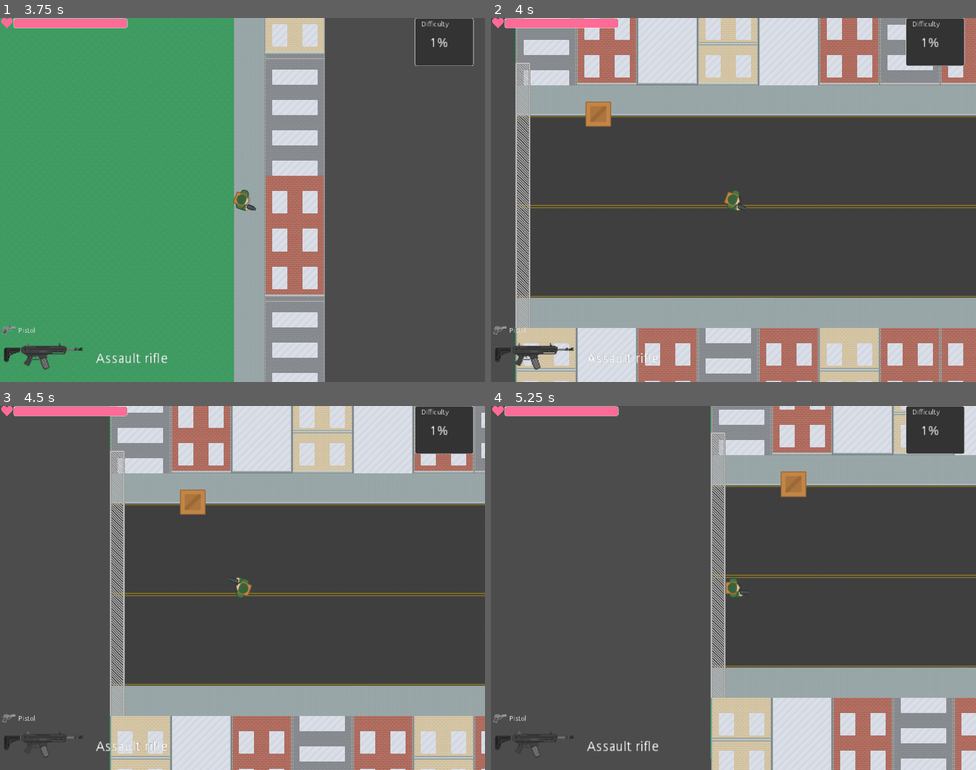
Above: before the commit, frames 1-4 (two rows, left to right).
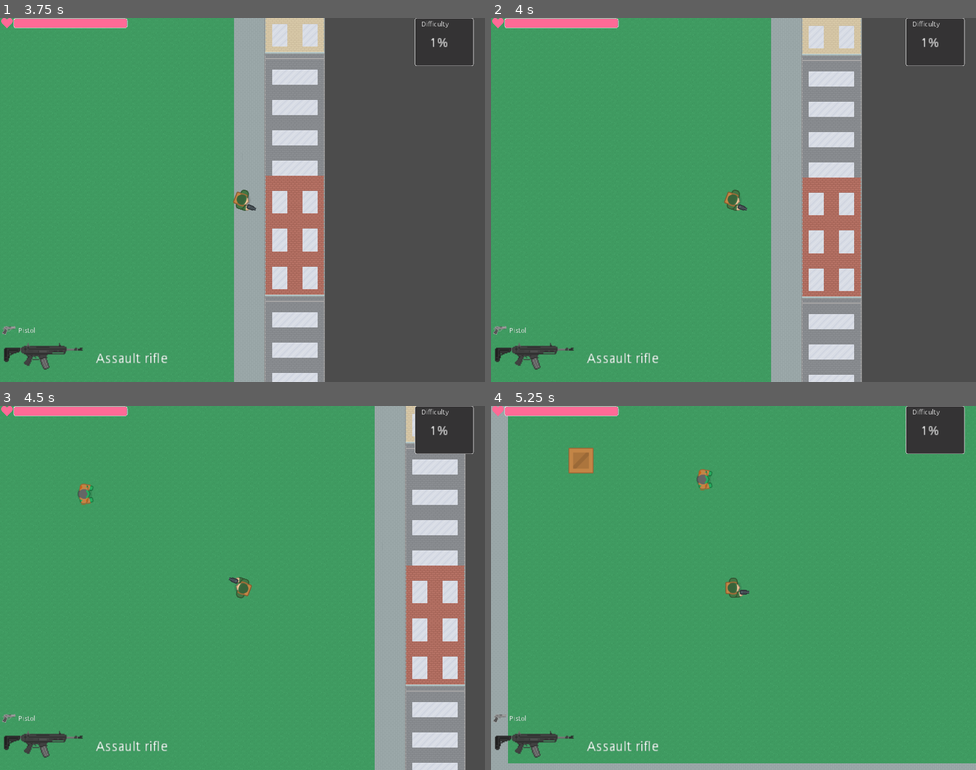
Above: after the commit, the same moments.

Repository: sindre0830/YAZG
Game: Godot game, scene res://World/Urban/E_END.tscn
The game is run twice, just before and just after one commit, with the same random seed, the same clock (stepped at 60 frames per second) and the same inputs. This scene is started directly instead of the project's main scene.
Inputs (mouse positions are in pixels of both pictures, inside the frame that each line leads up to):
- Up to frame 1 (3.75 s): tap Enter at 0.5 s; move the mouse to (349, 181) at 0.52 s; hold Right (ui_right) 0.53-1.28 s; move the mouse to (145, 218) at 1.27 s; hold Down (ui_down) 1.28-2.03 s; move the mouse to (291, 119) at 2.02 s; hold Right (ui_right) 2.03-2.78 s; move the mouse to (218, 272) at 2.77 s; hold Up (ui_up) 2.78-3.53 s; move the mouse to (388, 254) at 3.52 s; hold Left (ui_left) from 3.53 s (still down)
- Up to frame 2 (4 s): keep holding Left (ui_left)
- Up to frame 3 (4.5 s): keep holding Left (ui_left); move the mouse to (97, 533) at 4.27 s
- Up to frame 4 (5.25 s): move the mouse to (757, 588) at 5.02 s; release Left (ui_left) at 5.03 s; hold Down (ui_down) from 5.03 s (still down)

Frame 1 is identical in both runs. In frame 2, 84% of the frame differs, in the area x 0-100%, y 0-100%; in frame 3, 93%; in frame 4, 97%.

Commit message:
Fixed portals

Diff:
--- a/Source/Portals/PortalTo1_2.gd
+++ b/Source/Portals/Portal.gd
@@ -1,10 +1,10 @@
 extends Area2D
 
-
+export var path: String
 # Called when the node enters the scene tree for the first time.
 func _ready() -> void:
 	pass # Replace with function body.
 
 
 func _on_body_entered(body: Node) -> void:
-	get_tree().change_scene("res://World//MVP_World//1_2.tscn")
+	get_tree().change_scene(path)
--- a/Source/Portals/Portalto3.tscn
+++ b/Source/Portals/Portal.tscn
@@ -1,6 +1,6 @@
 [gd_scene load_steps=3 format=2]
 
-[ext_resource path="res://Portals/PortalTo3.gd" type="Script" id=1]
+[ext_resource path="res://Portals/Portal.gd" type="Script" id=1]
 
 [sub_resource type="RectangleShape2D" id=1]
 extents = Vector2( 9.87676, 10.38 )
--- a/Source/Portals/PortalTo1_1.gd
+++ /dev/null
@@ -1,10 +0,0 @@
-extends Area2D
-
-
-# Called when the node enters the scene tree for the first time.
-func _ready() -> void:
-	pass # Replace with function body.
-
-
-func _on_body_entered(body: Node) -> void:
-	get_tree().change_scene("res://World//MVP_World//1_1.tscn")
--- a/Source/Portals/PortalTo1_3.gd
+++ /dev/null
@@ -1,10 +0,0 @@
-extends Area2D
-
-
-# Called when the node enters the scene tree for the first time.
-func _ready() -> void:
-	pass # Replace with function body.
-
-
-func _on_body_entered(body: Node) -> void:
-	get_tree().change_scene("res://World//MVP_World//1_3.tscn")
--- a/Source/Portals/PortalTo2.gd
+++ /dev/null
@@ -1,10 +0,0 @@
-extends Area2D
-
-
-# Called when the node enters the scene tree for the first time.
-func _ready() -> void:
-	pass # Replace with function body.
-
-
-func _on_body_entered(body: Node) -> void:
-	get_tree().change_scene("res://World/World2.tscn")
--- a/Source/Portals/PortalTo2_1.gd
+++ /dev/null
@@ -1,10 +0,0 @@
-extends Area2D
-
-
-# Called when the node enters the scene tree for the first time.
-func _ready() -> void:
-	pass # Replace with function body.
-
-
-func _on_body_entered(body: Node) -> void:
-	get_tree().change_scene("res://World//MVP_World//2_1.tscn")
--- a/Source/Portals/PortalTo2_2.gd
+++ /dev/null
@@ -1,10 +0,0 @@
-extends Area2D
-
-
-# Called when the node enters the scene tree for the first time.
-func _ready() -> void:
-	pass # Replace with function body.
-
-
-func _on_body_entered(body: Node) -> void:
-	get_tree().change_scene("res://World//MVP_World//2_2.tscn")
--- a/Source/Portals/PortalTo2_3.gd
+++ /dev/null
@@ -1,10 +0,0 @@
-extends Area2D
-
-
-# Called when the node enters the scene tree for the first time.
-func _ready() -> void:
-	pass # Replace with function body.
-
-
-func _on_body_entered(body: Node) -> void:
-	get_tree().change_scene("res://World//MVP_World//2_3.tscn")
--- a/Source/Portals/PortalTo3.gd
+++ /dev/null
@@ -1,10 +0,0 @@
-extends Area2D
-
-
-# Called when the node enters the scene tree for the first time.
-func _ready() -> void:
-	pass # Replace with function body.
-
-
-func _on_body_entered(body: Node) -> void:
-	get_tree().change_scene("res://World/World3.tscn")
--- a/Source/Portals/PortalTo3_1.gd
+++ /dev/null
@@ -1,10 +0,0 @@
-extends Area2D
-
-
-# Called when the node enters the scene tree for the first time.
-func _ready() -> void:
-	pass # Replace with function body.
-
-
-func _on_body_entered(body: Node) -> void:
-	get_tree().change_scene("res://World//MVP_World//3_1.tscn")
--- a/Source/Portals/PortalTo3_2.gd
+++ /dev/null
@@ -1,10 +0,0 @@
-extends Area2D
-
-
-# Called when the node enters the scene tree for the first time.
-func _ready() -> void:
-	pass # Replace with function body.
-
-
-func _on_body_entered(body: Node) -> void:
-	get_tree().change_scene("res://World//MVP_World//3_2.tscn")
--- a/Source/Portals/PortalTo3_3.gd
+++ /dev/null
@@ -1,10 +0,0 @@
-extends Area2D
-
-
-# Called when the node enters the scene tree for the first time.
-func _ready() -> void:
-	pass # Replace with function body.
-
-
-func _on_body_entered(body: Node) -> void:
-	get_tree().change_scene("res://World//MVP_World//3_3.tscn")
--- a/Source/Portals/PortalTo4_2.gd
+++ /dev/null
@@ -1,10 +0,0 @@
-extends Area2D
-
-
-# Called when the node enters the scene tree for the first time.
-func _ready() -> void:
-	pass # Replace with function body.
-
-
-func _on_body_entered(body: Node) -> void:
-	get_tree().change_scene("res://World//MVP_World//4_2.tscn")
--- a/Source/Portals/PortalTo5_2.gd
+++ /dev/null
@@ -1,10 +0,0 @@
-extends Area2D
-
-
-# Called when the node enters the scene tree for the first time.
-func _ready() -> void:
-	pass # Replace with function body.
-
-
-func _on_body_entered(body: Node) -> void:
-	get_tree().change_scene("res://World//MVP_World//5_2_BOSS.tscn")
--- a/Source/Portals/Portalto2.tscn
+++ /dev/null
@@ -1,16 +0,0 @@
-[gd_scene load_steps=3 format=2]
-
-[ext_resource path="res://Portals/PortalTo2.gd" type="Script" id=1]
-
-[sub_resource type="RectangleShape2D" id=1]
-extents = Vector2( 9.87676, 10.38 )
-
-[node name="Fence1" type="Area2D"]
-collision_layer = 0
-collision_mask = 2
-script = ExtResource( 1 )
-
-[node name="CollisionShape2D" type="CollisionShape2D" parent="."]
-shape = SubResource( 1 )
-
-[connection signal="body_entered" from="." to="." method="_on_body_entered"]
--- a/Source/World/MVP_World/1_1.tscn
+++ b/Source/World/MVP_World/1_1.tscn
@@ -1,9 +1,8 @@
-[gd_scene load_steps=5 format=2]
+[gd_scene load_steps=4 format=2]
 
 [ext_resource path="res://TileMap/16xTileset.tres" type="TileSet" id=1]
 [ext_resource path="res://Actor/Player/Player.tscn" type="PackedScene" id=2]
-[ext_resource path="res://Portals/Portalto2.tscn" type="PackedScene" id=3]
-[ext_resource path="res://Portals/PortalTo2_1.gd" type="Script" id=4]
+[ext_resource path="res://Portals/Portal.tscn" type="PackedScene" id=3]
 
 [node name="Node2D" type="Node2D"]
 
@@ -21,10 +20,10 @@
 format = 1
 tile_data = PoolIntArray( 1114112, 71, 0, 1114113, 75, 0, 1114238, 71, 0, 1114239, 75, 0, 1179648, 73, 0, 1179649, 76,  …(2019 unchanged characters)…
 
-[node name="Fence1" parent="." instance=ExtResource( 3 )]
-position = Vector2( 2034.49, 578.914 )
-script = ExtResource( 4 )
-
 [node name="Player" parent="." instance=ExtResource( 2 )]
 position = Vector2( 510.804, 541.595 )
 collision_mask = 29
+
+[node name="Fence1" parent="." instance=ExtResource( 3 )]
+position = Vector2( 2031.55, 580.411 )
+path = "res://World/MVP_World/2_1.tscn"
--- a/Source/World/MVP_World/1_2.tscn
+++ b/Source/World/MVP_World/1_2.tscn
@@ -1,9 +1,8 @@
-[gd_scene load_steps=5 format=2]
+[gd_scene load_steps=4 format=2]
 
 [ext_resource path="res://TileMap/16xTileset.tres" type="TileSet" id=1]
 [ext_resource path="res://Actor/Player/Player.tscn" type="PackedScene" id=2]
-[ext_resource path="res://Portals/Portalto2.tscn" type="PackedScene" id=3]
-[ext_resource path="res://Portals/PortalTo1_3.gd" type="Script" id=4]
+[ext_resource path="res://Portals/Portal.tscn" type="PackedScene" id=3]
 
 [node name="Node2D" type="Node2D"]
 
@@ -26,5 +25,5 @@
 collision_mask = 29
 
 [node name="Fence1" parent="." instance=ExtResource( 3 )]
-position = Vector2( 575.94, 2096.54 )
-script = ExtResource( 4 )
+position = Vector2( 574.025, 2098.24 )
+path = "res://World/MVP_World/1_3.tscn"
--- a/Source/World/MVP_World/1_3.tscn
+++ b/Source/World/MVP_World/1_3.tscn
@@ -1,10 +1,8 @@
-[gd_scene load_steps=6 format=2]
+[gd_scene load_steps=4 format=2]
 
 [ext_resource path="res://TileMap/16xTileset.tres" type="TileSet" id=1]
 [ext_resource path="res://Actor/Player/Player.tscn" type="PackedScene" id=2]
-[ext_resource path="res://Portals/Portalto2.tscn" type="PackedScene" id=3]
-[ext_resource path="res://Portals/PortalTo2_3.gd" type="Script" id=4]
-[ext_resource path="res://Portals/PortalTo1_2.gd" type="Script" id=5]
+[ext_resource path="res://Portals/Portal.tscn" type="PackedScene" id=3]
 
 [node name="Node2D" type="Node2D"]
 
@@ -27,9 +25,9 @@
 collision_mask = 29
 
 [node name="Fence1" parent="." instance=ExtResource( 3 )]
-position = Vector2( 572.073, 14.6181 )
-script = ExtResource( 5 )
+position = Vector2( 575.318, 19.46 )
+path = "res://World/MVP_World/1_2.tscn"
 
 [node name="Fence2" parent="." instance=ExtResource( 3 )]
-position = Vector2( 2092.69, 1339.79 )
-script = ExtResource( 4 )
+position = Vector2( 2097.38, 1339.48 )
+path = "res://World/MVP_World/2_3.tscn"
--- a/Source/World/MVP_World/2_2.tscn
+++ b/Source/World/MVP_World/2_2.tscn
@@ -1,11 +1,8 @@
-[gd_scene load_steps=7 format=2]
+[gd_scene load_steps=4 format=2]
 
 [ext_resource path="res://TileMap/16xTileset.tres" type="TileSet" id=1]
 [ext_resource path="res://Actor/Player/Player.tscn" type="PackedScene" id=2]
-[ext_resource path="res://Portals/Portalto2.tscn" type="PackedScene" id=3]
-[ext_resource path="res://Portals/PortalTo2_3.gd" type="Script" id=4]
-[ext_resource path="res://Portals/PortalTo2_1.gd" type="Script" id=5]
-[ext_resource path="res://Portals/PortalTo3_2.gd" type="Script" id=6]
+[ext_resource path="res://Portals/Portal.tscn" type="PackedScene" id=3]
 
 [node name="Node2D" type="Node2D"]
 
@@ -28,13 +25,13 @@
 collision_mask = 29
 
 [node name="Fence1" parent="." instance=ExtResource( 3 )]
-position = Vector2( 580.546, -47.5173 )
-script = ExtResource( 5 )
+position = Vector2( 576.693, -46.3833 )
+path = "res://World/MVP_World/2_1.tscn"
 
 [node name="Fence2" parent="." instance=ExtResource( 3 )]
-position = Vector2( 1840.61, 959.31 )
-script = ExtResource( 6 )
+position = Vector2( 1839.72, 957.646 )
+path = "res://World/MVP_World/3_2.tscn"
 
 [node name="Fence3" parent="." instance=ExtResource( 3 )]
-position = Vector2( 575.012, 1968.4 )
-script = ExtResource( 4 )
+position = Vector2( 576.693, 1968.4 )
+path = "res://World/MVP_World/2_3.tscn"
--- a/Source/World/MVP_World/2_3.tscn
+++ b/Source/World/MVP_World/2_3.tscn
@@ -1,10 +1,8 @@
-[gd_scene load_steps=6 format=2]
+[gd_scene load_steps=4 format=2]
 
 [ext_resource path="res://TileMap/16xTileset.tres" type="TileSet" id=1]
 [ext_resource path="res://Actor/Player/Player.tscn" type="PackedScene" id=2]
-[ext_resource path="res://Portals/Portalto2.tscn" type="PackedScene" id=3]
-[ext_resource path="res://Portals/PortalTo2_2.gd" type="Script" id=4]
-[ext_resource path="res://Portals/PortalTo1_3.gd" type="Script" id=5]
+[ext_resource path="res://Portals/Portal.tscn" type="PackedScene" id=3]
 
 [node name="Node2D" type="Node2D"]
 
@@ -27,9 +25,9 @@
 collision_mask = 29
 
 [node name="Fence1" parent="." instance=ExtResource( 3 )]
-position = Vector2( 957.37, -47.281 )
-script = ExtResource( 4 )
+position = Vector2( -46.63, 960.719 )
+path = "res://World/MVP_World/1_3.tscn"
 
 [node name="Fence2" parent="." instance=ExtResource( 3 )]
-position = Vector2( -46.6295, 960.719 )
-script = ExtResource( 5 )
+position = Vector2( 959.37, -49.281 )
+path = "res://World/MVP_World/2_2.tscn"
--- a/Source/World/MVP_World/3_1.tscn
+++ b/Source/World/MVP_World/3_1.tscn
@@ -1,11 +1,10 @@
-[gd_scene load_steps=7 format=2]
+[gd_scene load_steps=6 format=2]
 
 [ext_resource path="res://TileMap/16xTileset.tres" type="TileSet" id=1]
 [ext_resource path="res://Actor/Zombie/Zombie.tscn" type="PackedScene" id=2]
 [ext_resource path="res://Breakable/Box.tscn" type="PackedScene" id=3]
-[ext_resource path="res://Portals/Portalto2.tscn" type="PackedScene" id=4]
+[ext_resource path="res://Portals/Portal.tscn" type="PackedScene" id=4]
 [ext_resource path="res://Actor/Player/Player.tscn" type="PackedScene" id=5]
-[ext_resource path="res://Portals/PortalTo2_1.gd" type="Script" id=6]
 
 [node name="World" type="Node2D"]
 
@@ -35,8 +34,5 @@
 position = Vector2( 217.778, 321.88 )
 
 [node name="Fence1" parent="." instance=ExtResource( 4 )]
-position = Vector2( 1018.87, 549.9 )
-
-[node name="Fence2" parent="." instance=ExtResource( 4 )]
-position = Vector2( -114.051, 483.107 )
-script = ExtResource( 6 )
+position = Vector2( -112.369, 481.425 )
+path = "res://World/MVP_World/2_1.tscn"
--- a/Source/World/MVP_World/3_3.tscn
+++ b/Source/World/MVP_World/3_3.tscn
@@ -1,9 +1,8 @@
-[gd_scene load_steps=5 format=2]
+[gd_scene load_steps=4 format=2]
 
 [ext_resource path="res://TileMap/16xTileset.tres" type="TileSet" id=1]
 [ext_resource path="res://Actor/Player/Player.tscn" type="PackedScene" id=2]
-[ext_resource path="res://Portals/Portalto2.tscn" type="PackedScene" id=3]
-[ext_resource path="res://Portals/PortalTo3_2.gd" type="Script" id=4]
+[ext_resource path="res://Portals/Portal.tscn" type="PackedScene" id=3]
 
 [node name="Node2D" type="Node2D"]
 
@@ -26,5 +25,5 @@
 collision_mask = 29
 
 [node name="Fence1" parent="." instance=ExtResource( 3 )]
-position = Vector2( 574.151, 18.7824 )
-script = ExtResource( 4 )
+position = Vector2( 576.22, 16.5488 )
+path = "res://World/MVP_World/3_2.tscn"
--- a/Source/World/MVP_World/4_2.tscn
+++ b/Source/World/MVP_World/4_2.tscn
@@ -1,10 +1,8 @@
-[gd_scene load_steps=6 format=2]
+[gd_scene load_steps=4 format=2]
 
 [ext_resource path="res://TileMap/16xTileset.tres" type="TileSet" id=1]
 [ext_resource path="res://Actor/Player/Player.tscn" type="PackedScene" id=2]
-[ext_resource path="res://Portals/Portalto2.tscn" type="PackedScene" id=3]
-[ext_resource path="res://Portals/PortalTo5_2.gd" type="Script" id=4]
-[ext_resource path="res://Portals/PortalTo3_2.gd" type="Script" id=5]
+[ext_resource path="res://Portals/Portal.tscn" type="PackedScene" id=3]
 
 [node name="Node2D" type="Node2D"]
 
@@ -27,9 +25,9 @@
 collision_mask = 29
 
 [node name="Fence1" parent="." instance=ExtResource( 3 )]
-position = Vector2( 2034.49, 578.914 )
-script = ExtResource( 4 )
+position = Vector2( 2033, 576.716 )
+path = "res://World/MVP_World/5_2_BOSS.tscn"
 
 [node name="Fence2" parent="." instance=ExtResource( 3 )]
-position = Vector2( 13.732, 573.483 )
-script = ExtResource( 5 )
+position = Vector2( 14.8523, 575.035 )
+path = "res://World/MVP_World/3_2.tscn"
--- a/Source/World/MVP_World/5_2_BOSS.tscn
+++ b/Source/World/MVP_World/5_2_BOSS.tscn
@@ -1,11 +1,10 @@
-[gd_scene load_steps=7 format=2]
+[gd_scene load_steps=6 format=2]
 
 [ext_resource path="res://TileMap/16xTileset.tres" type="TileSet" id=1]
 [ext_resource path="res://Breakable/Box.tscn" type="PackedScene" id=2]
-[ext_resource path="res://Portals/Portalto2.tscn" type="PackedScene" id=3]
+[ext_resource path="res://Portals/Portal.tscn" type="PackedScene" id=3]
 [ext_resource path="res://Actor/Player/Player.tscn" type="PackedScene" id=4]
 [ext_resource path="res://Actor/Zombie/Zombie.tscn" type="PackedScene" id=5]
-[ext_resource path="res://Portals/PortalTo4_2.gd" type="Script" id=6]
 
 [node name="World" type="Node2D"]
 
@@ -35,5 +34,5 @@
 position = Vector2( 217.778, 321.88 )
 
 [node name="Fence1" parent="." instance=ExtResource( 3 )]
-position = Vector2( -113.074, 477.819 )
-script = ExtResource( 6 )
+position = Vector2( -113.395, 479.455 )
+path = "res://World/MVP_World/4_2.tscn"
--- a/Source/World/Urban/E_END.tscn
+++ b/Source/World/Urban/E_END.tscn
@@ -5,7 +5,8 @@
 [ext_resource path="res://TileMap/16xTileset.tres" type="TileSet" id=3]
 [ext_resource path="res://Actor/Zombie/Zombie.tscn" type="PackedScene" id=4]
 [ext_resource path="res://Breakable/Box.tscn" type="PackedScene" id=5]
-[ext_resource path="res://Portals/Portalto2.tscn" type="PackedScene" id=6]
+[ext_resource path="res://Portals/Portal.tscn" type="PackedScene" id=6]
+
 
 [node name="World" type="Node2D"]
 
--- a/Source/World/World2.tscn
+++ b/Source/World/World2.tscn
@@ -5,7 +5,7 @@
 [ext_resource path="res://TileMap/16xTileset.tres" type="TileSet" id=3]
 [ext_resource path="res://Actor/Zombie/Zombie.tscn" type="PackedScene" id=4]
 [ext_resource path="res://Breakable/Box.tscn" type="PackedScene" id=5]
-[ext_resource path="res://Portals/Portalto3.tscn" type="PackedScene" id=6]
+[ext_resource path="res://Portals/Portal.tscn" type="PackedScene" id=6]
 
 [node name="World" type="Node2D"]
 
@@ -66,6 +66,7 @@
 
 [node name="Fence1" parent="." instance=ExtResource( 6 )]
 position = Vector2( 2070.01, 576.064 )
+path = "res://World/World3.tscn"
 
 [node name="Zombie8" parent="." instance=ExtResource( 4 )]
 position = Vector2( 1108, 572 )
--- a/Source/World/World3.tscn
+++ b/Source/World/World3.tscn
@@ -5,7 +5,8 @@
 [ext_resource path="res://TileMap/16xTileset.tres" type="TileSet" id=3]
 [ext_resource path="res://Actor/Zombie/Zombie.tscn" type="PackedScene" id=4]
 [ext_resource path="res://Breakable/Box.tscn" type="PackedScene" id=5]
-[ext_resource path="res://Portals/Portalto2.tscn" type="PackedScene" id=6]
+[ext_resource path="res://Portals/Portal.tscn" type="PackedScene" id=6]
+
 
 [node name="World" type="Node2D"]
 
--- a/Source/project.godot
+++ b/Source/project.godot
@@ -13,6 +13,10 @@
 config/name="Source"
 run/main_scene="res://Menu/MainMenu.tscn"
 config/icon="res://icon.png"
+
+[autoload]
+
+PlayerValues="*res://Actor/Player/Player_values.gd"
 
 [display]
 
Not shown, changed: Source/World/MVP_World/2_1.tscn
Not shown, changed: Source/World/MVP_World/3_2.tscn
